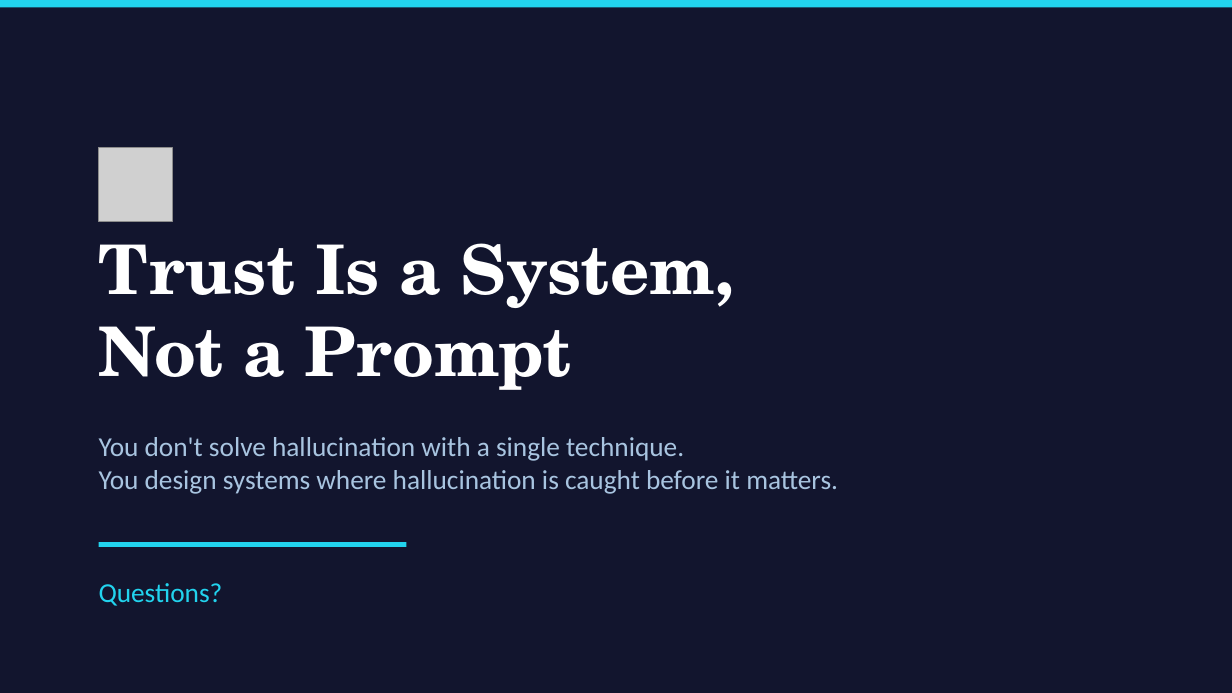
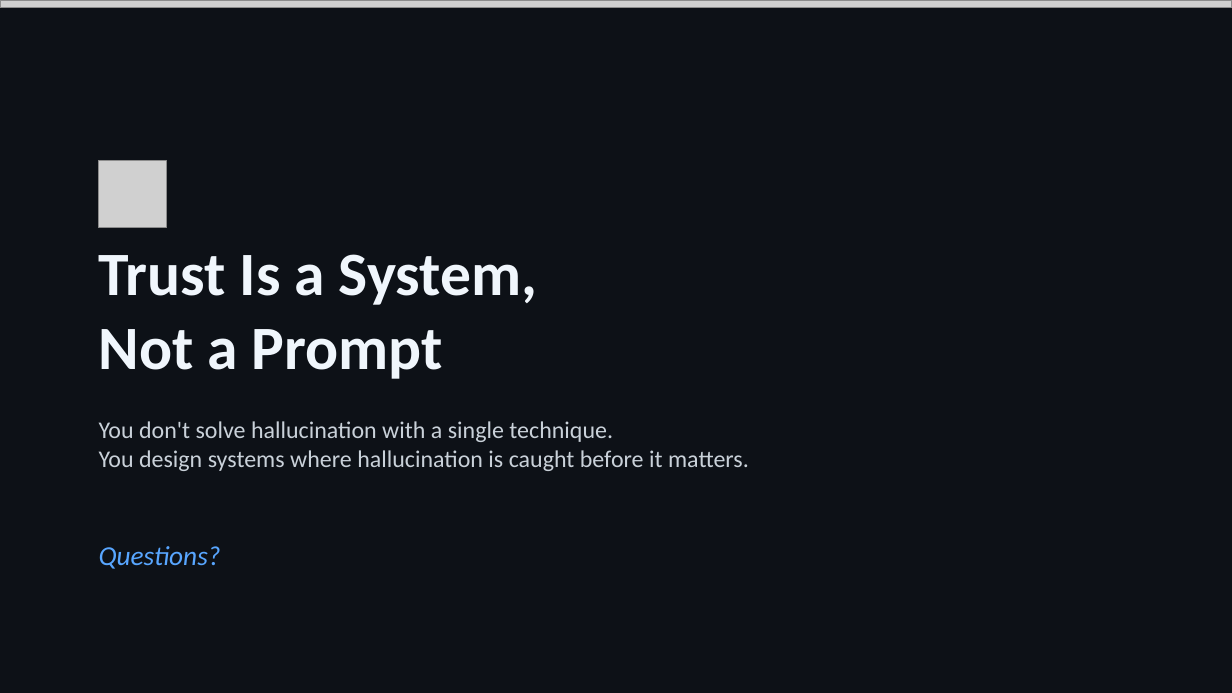
Before and after one commit to SteveHoggNZ/kb, a slide deck: slide 23 of trusting-ai-output.pptx. Drawn at 1232x693 pixels with LibreOffice and Linux fonts; fonts in the diff are those of the drawing; grey boxes stand for pictures. Boxes give left, top, right and bottom in pixels: in the first picture for what was removed or moved away, otherwise in the second. Text is boxed around its words. In the diff, an @@ line names an element or a change of style, - is before the commit and + after.

```diff
--- a/trusting-ai-output.pptx
+++ b/trusting-ai-output.pptx
@@ background #12152E to #0D1117 @@
@@ rectangle removed at [0,0,1232,7] @@
@@ picture added at [0,0,1232,7] @@
@@ picture: place and size @@
-picture at [99,148,172,222]
+picture at [99,160,166,228]
@@ text "Trust Is a System,": place and size @@
-text "Trust Is a System," at [99,243,735,390]
+text "Trust Is a System," at [99,254,537,379]
@@ text "Trust Is a System," at [99,254,537,379]: size 40 to 36 pt, font TeX Gyre Schola to Calibri, text colour #FFFFFF to #F0F6FC @@
@@ text "You don't solve hallucination with ...": place and size @@
-text "You don't solve hallucination with ..." at [99,437,838,494]
+text "You don't solve hallucination with ..." at [99,421,749,471]
@@ text "You don't solve hallucination with ..." at [99,421,749,471]: size 16 to 14 pt, text colour #A8C4E0 to #C9D1D9 @@
@@ text "Questions?": place and size @@
-text "Questions?" at [99,583,223,606]
+text "Questions?" at [99,546,221,569]
@@ text "Questions?" at [99,546,221,569]: text colour #22D3EE to #58A6FF, italic on @@
@@ rectangle removed at [99,542,407,547] @@
```
Also in this commit, not shown: 22 other slides changed.
